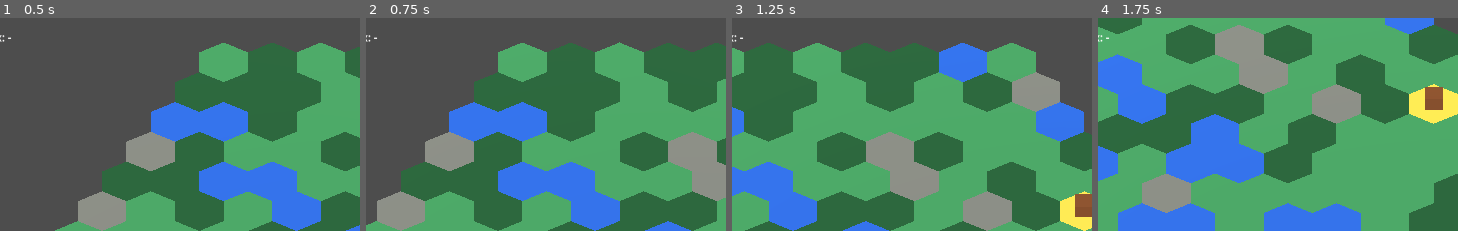
Above: before the commit, frames 1-4 (left to right).
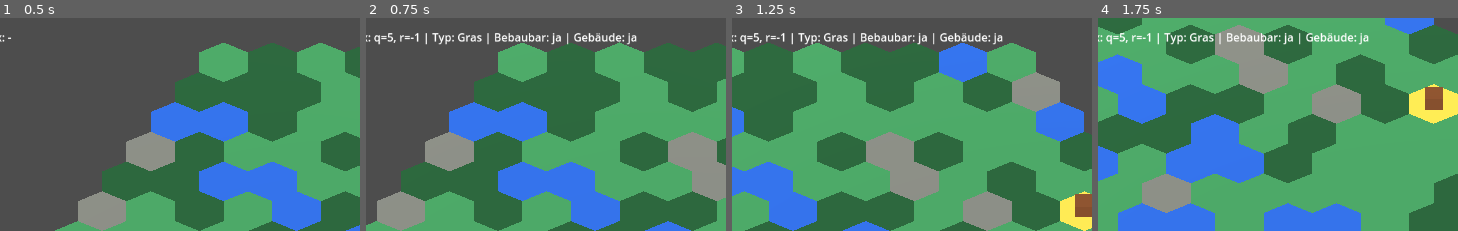
Above: after the commit, the same moments.

Repository: Ranu4922/CodexGame
Game: Godot game, scene res://scenes/Main.tscn
Two runs of this game, one before a commit and one after it. Both use one fixed random seed, a clock stepped at 60 frames per second and the inputs below.
Inputs (mouse positions are % of the whole screen's width and height, from its top left):
- Up to frame 1 (0.5 s): no input
- Up to frame 2 (0.75 s): tap Enter at 0.5 s; move the mouse to (80, 47) at 0.52 s; hold D from 0.53 s (still down); tap B at 0.6 s; click (80, 47) at 0.67 s
- Up to frame 3 (1.25 s): keep holding D
- Up to frame 4 (1.75 s): move the mouse to (33, 58) at 1.27 s; release D at 1.28 s; hold S from 1.28 s (still down); tap B at 1.35 s
The pictures show only the part of the screen within x 4-54%, y 0-50%; the shares and areas given below are measured in that part.

Frame 1 is identical in both runs. In frame 2, 1.5% of the frame differs, in the area x 2-76%, y 7-13%; in frame 3, 1.5%; in frame 4, 1.5%.

Commit message:
Show building status in tile info

Diff:
--- a/scripts/game_world.gd
+++ b/scripts/game_world.gd
@@ -8,11 +8,13 @@
 	hex_grid.hex_selected.connect(_on_hex_selected)
 
 
-func _on_hex_selected(q: int, r: int, tile_type: String, buildable: bool) -> void:
+func _on_hex_selected(q: int, r: int, tile_type: String, buildable: bool, has_building: bool) -> void:
 	var buildable_text := "ja" if buildable else "nein"
-	coordinate_label.text = "Hex: q=%d, r=%d | Typ: %s | Bebaubar: %s" % [
+	var building_text := "ja" if has_building else "nein"
+	coordinate_label.text = "Hex: q=%d, r=%d | Typ: %s | Bebaubar: %s | Gebäude: %s" % [
 		q,
 		r,
 		tile_type,
-		buildable_text
+		buildable_text,
+		building_text
 	]
